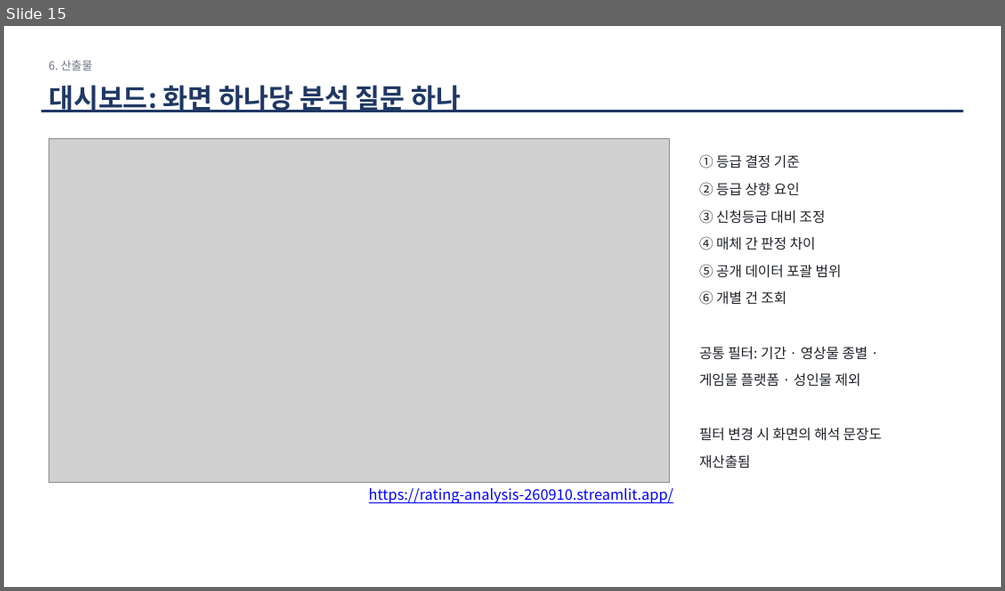
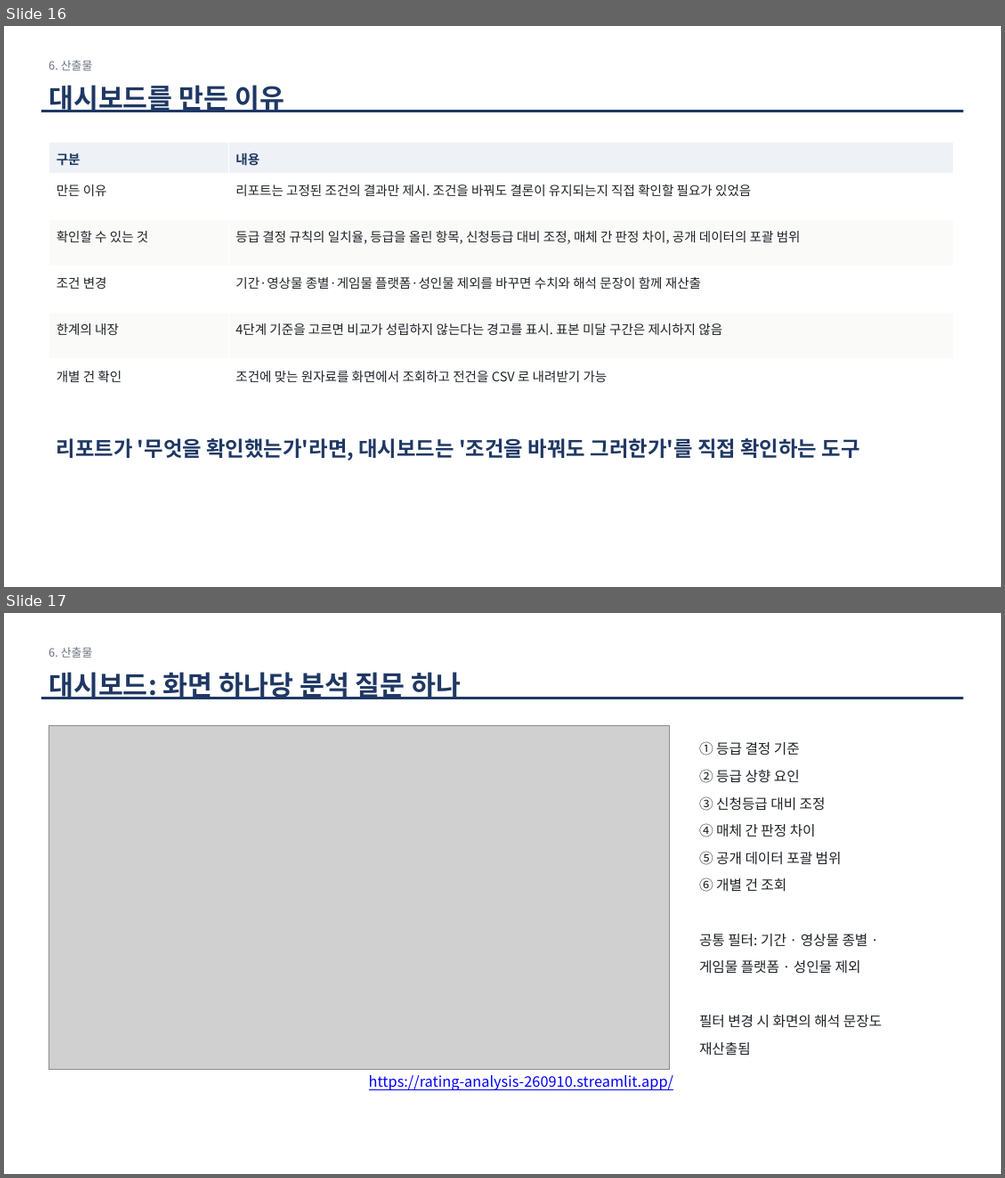
Before and after one commit to Eunhye1109/Personal-Project_260910, a slide deck: docs/[BI 분석가 과정] 발표자료_260914_최은혜.pptx. Shown one above the other, each under a label of ours: slide 15 before the commit, slides 16 and 17 after it. The pictures are 1005x591 and 1005x1178 pixels, drawn with LibreOffice and Linux fonts; fonts in the diff are those of the drawing; grey boxes stand for pictures. Boxes give left, top, right and bottom in pixels: in the first picture for what was removed or moved away, otherwise in the second. Text is boxed around its words. In the diff, an @@ line names an element or a change of style, - is before the commit and + after.

```diff
--- a/docs/[BI 분석가 과정] 발표자료_260914_최은혜.pptx
+++ b/docs/[BI 분석가 과정] 발표자료_260914_최은혜.pptx
@@ slide 16 added at [4,26,1001,587], background #FFFFFF @@
@@ text added at [48,60,92,70], 11 pt, text #6B7280 @@
+6. 산출물
@@ text added at [48,85,284,112], 26 pt, text #1F3864, bold @@
+대시보드를 만든 이유
@@ rectangle added at [41,110,963,112], fill #1F3864 @@
@@ table added at [48,142,954,405], 6 rows, 2 columns @@
+구분 | 내용
+만든 이유 | 리포트는 고정된 조건의 결과만 제시. 조건을 바꿔도 결론이 유지되는지 직접 확인할 필요가 있었음
+확인할 수 있는 것 | 등급 결정 규칙의 일치율, 등급을 올린 항목, 신청등급 대비 조정, 매체 간 판정 차이, 공개 데이터의 포괄 범위
+조건 변경 | 기간·영상물 종별·게임물 플랫폼·성인물 제외를 바꾸면 수치와 해석 문장이 함께 재산출
+한계의 내장 | 4단계 기준을 고르면 비교가 성립하지 않는다는 경고를 표시. 표본 미달 구간은 제시하지 않음
+개별 건 확인 | 조건에 맞는 원자료를 화면에서 조회하고 전건을 CSV 로 내려받기 가능
@@ text added at [57,438,860,460], 20 pt, text #1F3864, bold @@
+리포트가 '무엇을 확인했는가'라면, 대시보드는 '조건을 바꿔도 그러한가'를 직접 확인하는 도구
@@ what was slide 15 is now slide 17 @@
```
Also in this commit, not shown: 1 other slide added, 6 other files.
